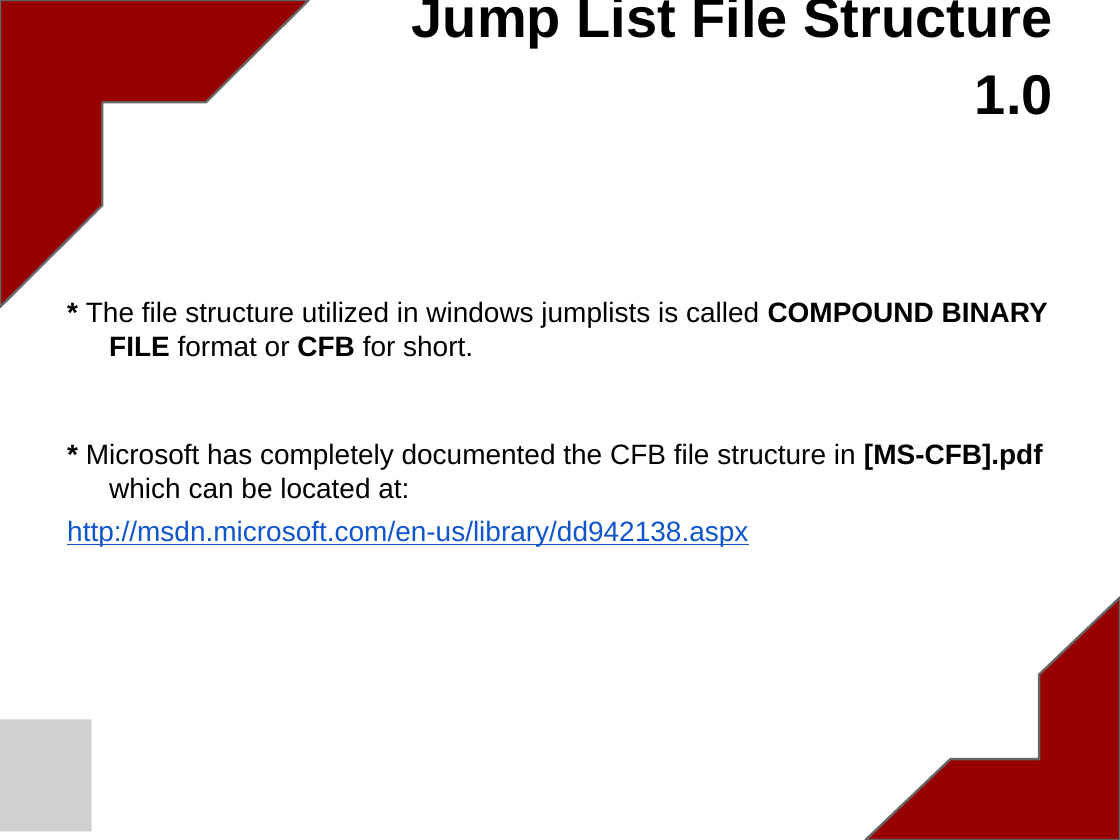
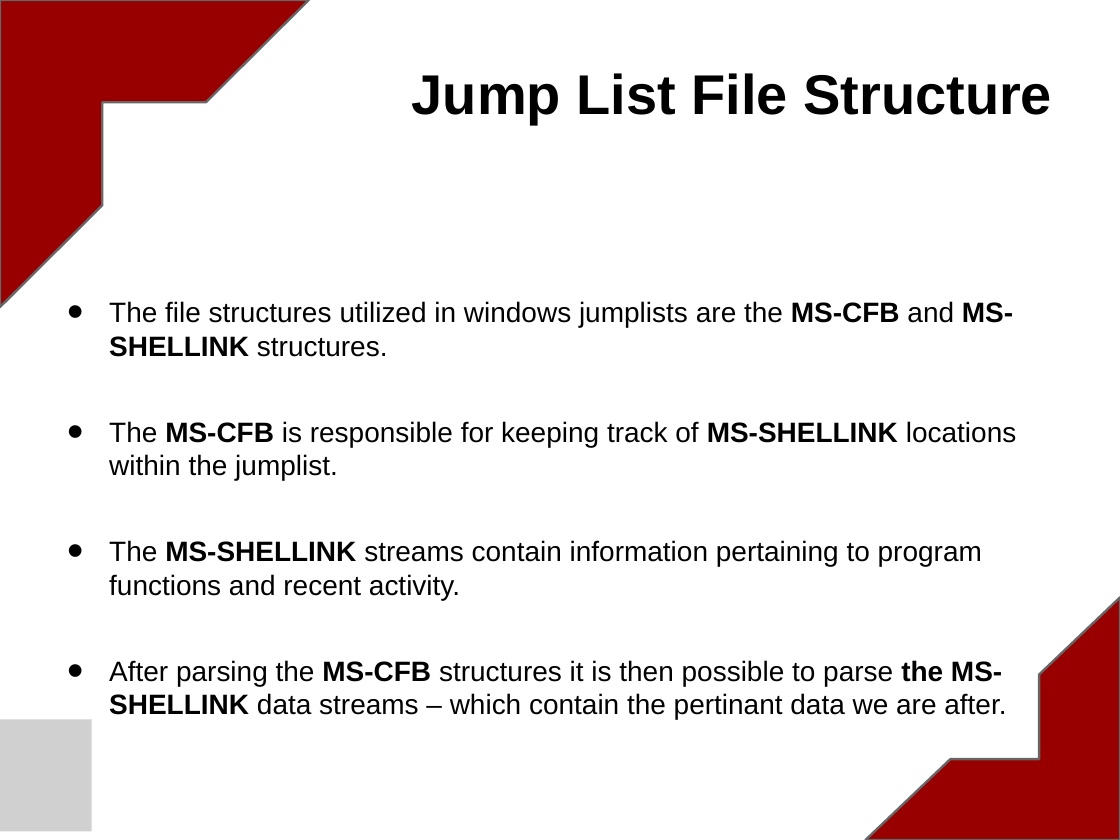
Before and after one commit to blakelyh/Jumplist, a slide deck: slide 3 of doc/project/WindowsJumpLists.pptx (slide 4 before the commit). Drawn at 1120x840 pixels with LibreOffice and Linux fonts; fonts in the diff are those of the drawing; grey boxes stand for pictures. Boxes give left, top, right and bottom in pixels: in the first picture for what was removed or moved away, otherwise in the second. Text is boxed around its words. In the diff, an @@ line names an element or a change of style, - is before the commit and + after.

```diff
--- a/doc/project/WindowsJumpLists.pptx
+++ b/doc/project/WindowsJumpLists.pptx
@@ title at [412, 73, 1052, 124]: text changed @@
-Jump List File Structure 1.0
+Jump List File Structure
@@ text at [109, 301, 1016, 720]: text changed @@
-* The file structure utilized in windows jumplists is called COMPOUND BINARY FILE format or CFB for short.
-* Microsoft has completely documented the CFB file structure in [MS-CFB].pdf which can be located at:
-http://msdn.microsoft.com/en-us/library/dd942138.aspx
+• The file structures utilized in windows jumplists are the MS-CFB and MS-SHELLINK structures.
+• The MS-CFB is responsible for keeping track of MS-SHELLINK locations within the jumplist.
+• The MS-SHELLINK streams contain information pertaining to program functions and recent activity.
+• After parsing the MS-CFB structures it is then possible to parse the MS-SHELLINK data streams – which contain the pertinant data we are after.
```
Also in this commit, not shown: 6 other slides changed, 4 slides added, 5 slides removed.
